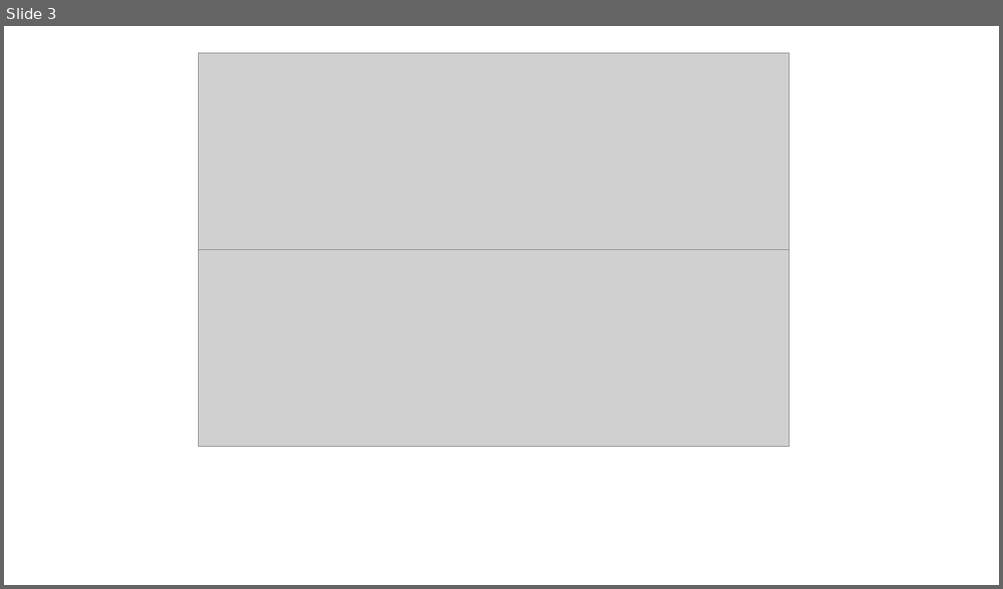
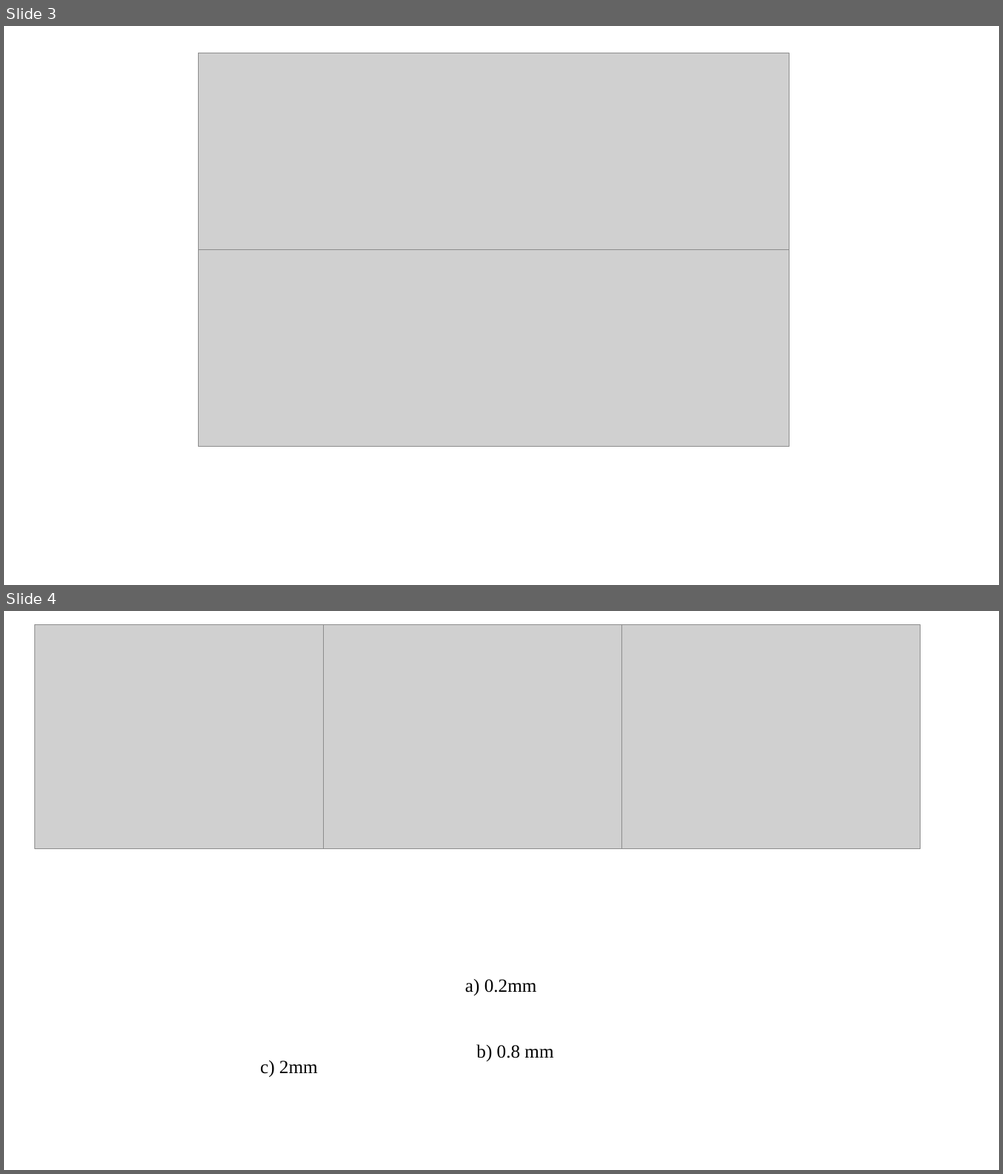
Before and after one commit to pietro-caragiulo/cs230-project, a slide deck: final/report/assets/figure.pptx. Shown one above the other, each under a label of ours: slide 3 before the commit, slides 3 and 4 after it. The pictures are 1003x589 and 1003x1174 pixels, drawn with LibreOffice and Linux fonts; fonts in the diff are those of the drawing; grey boxes stand for pictures. Boxes give left, top, right and bottom in pixels: in the first picture for what was removed or moved away, otherwise in the second. Text is boxed around its words. In the diff, an @@ line names an element or a change of style, - is before the commit and + after.

Commit message:
edited poster

```diff
--- a/final/report/assets/figure.pptx
+++ b/final/report/assets/figure.pptx
@@ slide 4 added at [4,611,999,1170], background #FFFFFF @@
@@ picture added at [34,625,333,849] @@
@@ picture added at [324,625,622,849] @@
@@ picture added at [622,625,920,849] @@
@@ text added at [465,980,537,996], 18 pt, text #000000 @@
+a) 0.2mm
@@ text added at [476,1045,553,1062], 18 pt, text #000000 @@
+b) 0.8 mm
@@ text added at [260,1060,318,1077], 18 pt, text #000000 @@
+c) 2mm
```
Also in this commit, not shown: 2 other slides added, 1 other file.
